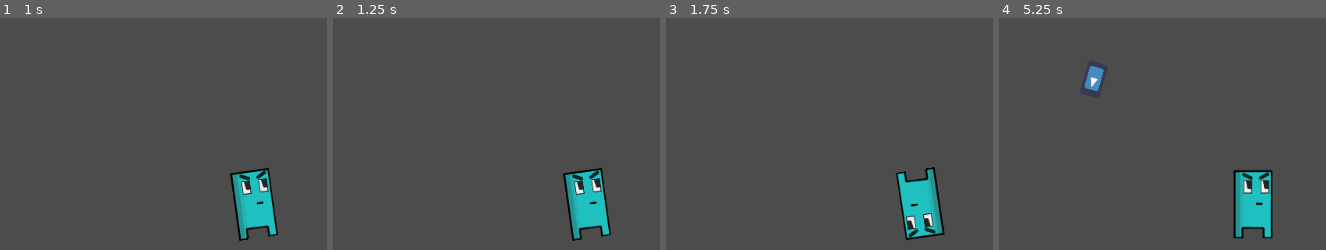
Above: before the commit, frames 1-4 (left to right).
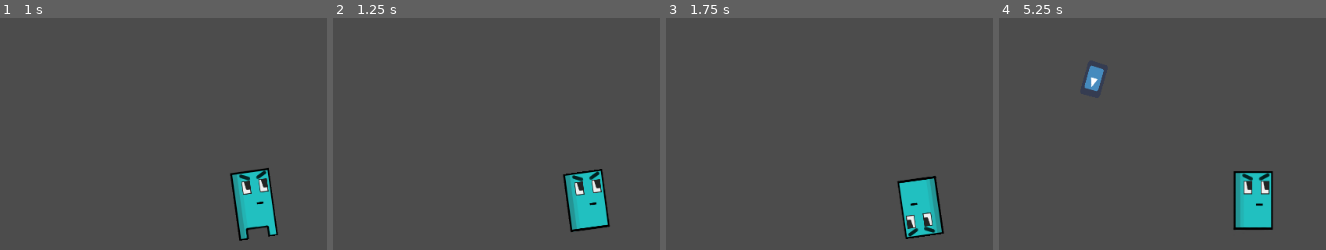
Above: after the commit, the same moments.

Repository: DarkVanityOfLight/Project75
Game: Godot game, scene res://Scenes/Player/Player.tscn
Same seed, same stepped clock (60 frames per second), same inputs: the game is played once before the commit and once after it. The project has no main scene, so this scene is started directly. The engine's default icon, where the game draws it, is replaced by a stand-in: a white triangle on a blue panel in a dark square.
Inputs (mouse positions are % of the whole screen's width and height, from its top left):
- Up to frame 1 (1 s): tap Enter at 0.5 s; move the mouse to (66, 45) at 0.52 s; hold D (walk_right) from 0.53 s (still down); tap Shift (dodge, bound only before the commit) at 0.6 s
- Up to frame 2 (1.25 s): keep holding D (walk_right)
- Up to frame 3 (1.75 s): move the mouse to (14, 55) at 1.27 s; release D (walk_right) at 1.28 s; hold S (walk_down) from 1.28 s (still down); tap Shift (dodge, bound only before the commit) at 1.35 s
- Up to frame 4 (5.25 s): tap Space at 2 s; move the mouse to (51, 28) at 2.02 s; release S (walk_down) at 2.03 s; hold D (walk_right) 2.03-2.78 s; click (51, 28) at 2.1 s; tap Shift (dodge, bound only before the commit) at 2.3, 2.85, 3.6, 4.55, 5.1 s; move the mouse to (33, 71) at 2.77 s; hold W (walk_up) 2.78-3.53 s; move the mouse to (76, 66) at 3.52 s; hold A (walk_left) 3.53-5.03 s; move the mouse to (2, 35) at 4.27 s; click (2, 35) at 4.35 s; move the mouse to (45, 50) at 5.02 s; hold S (walk_down) from 5.03 s (still down)
The pictures show only the part of the screen within x 0-50%, y 10-60%; the shares and areas given below are measured in that part.

Frame 1 is identical in both runs. In frame 2, 0.9% of the frame differs, in the area x 70-86%, y 64-97%; in frame 3, 0.9%, in the area x 70-86%, y 64-96%; in frame 4, 0.9%.

Commit message:
feat: First Animations / Not final!

Diff:
--- a/Scenes/Player/Player.gd
+++ b/Scenes/Player/Player.gd
@@ -21,18 +21,27 @@
 	$CollisionShape2D.shape.set_extents(extents)
 
 func get_input():
+	var is_moving = false
 	velocity = Vector2()
 	look_at(get_global_mouse_position())
 
 	if Input.is_action_pressed("walk_up"):
+		is_moving = true
 		velocity.y -= 1
 	if Input.is_action_pressed("walk_down"):
 		velocity.y += 1
+		is_moving = true
 	if Input.is_action_pressed("walk_left"):
 		velocity.x -= 1
+		is_moving = true
 	if Input.is_action_pressed("walk_right"):
 		velocity.x += 1
+		is_moving = true
 
+	if is_moving:
+		$AnimatedSprite.play("running")
+	else:
+		$AnimatedSprite.play("standing")
 	velocity = velocity.normalized() * speed
 
 	if Input.is_action_just_pressed("shoot"):
--- a/Scenes/Player/Player.tscn
+++ b/Scenes/Player/Player.tscn
@@ -1,25 +1,41 @@
-[gd_scene load_steps=5 format=2]
+[gd_scene load_steps=8 format=2]
 
 [ext_resource path="res://Scenes/Player/Player.gd" type="Script" id=1]
 [ext_resource path="res://Assets/MainCharacter.png" type="Texture" id=2]
+[ext_resource path="res://Assets/RunningF1.png" type="Texture" id=3]
+[ext_resource path="res://Assets/MainCharacterAnimation (3).png" type="Texture" id=4]
 
-[sub_resource type="RectangleShape2D" id=1]
+[sub_resource type="SpriteFrames" id=1]
+animations = [ {
+"frames": [ ExtResource( 3 ), ExtResource( 4 ) ],
+"loop": true,
+"name": "running",
+"speed": 5.0
+}, {
+"frames": [ ExtResource( 2 ) ],
+"loop": true,
+"name": "standing",
+"speed": 5.0
+} ]
+
+[sub_resource type="RectangleShape2D" id=2]
 extents = Vector2( 22, 25 )
 
-[sub_resource type="OccluderPolygon2D" id=2]
+[sub_resource type="OccluderPolygon2D" id=3]
 polygon = PoolVector2Array( -50.2422, -85.1394, 47.8969, -85.8886, 50.8935, 86.4167, 26.1714, 86.4167, 26.9205, 61.6947, -27.0185, 61.6947, -26.2693, 85.6676, -49.4931, 85.6676 )
 
 [node name="Player" type="KinematicBody2D"]
 script = ExtResource( 1 )
 
-[node name="AnimatedSprite" type="Sprite" parent="."]
+[node name="AnimatedSprite" type="AnimatedSprite" parent="."]
 scale = Vector2( 0.5, 0.5 )
-texture = ExtResource( 2 )
+frames = SubResource( 1 )
+animation = "running"
 
 [node name="CollisionShape2D" type="CollisionShape2D" parent="."]
 visible = false
 position = Vector2( 0.5, 17.5 )
-shape = SubResource( 1 )
+shape = SubResource( 2 )
 
 [node name="Muzzle" type="Position2D" parent="."]
 position = Vector2( 43.32, 0 )
--- a/project.godot
+++ b/project.godot
@@ -45,11 +45,6 @@
 "events": [ Object(InputEventMouseButton,"resource_local_to_scene":false,"resource_name":"","device":0,"alt":false,"shi …(212 unchanged characters)…
  ]
 }
-dodge={
-"deadzone": 0.5,
-"events": [ Object(InputEventKey,"resource_local_to_scene":false,"resource_name":"","device":0,"alt":false,"shift":false,"control":false,"meta":false,"command":false,"pressed":false,"scancode":16777237,"unicode":0,"echo":false,"script":null)
- ]
-}
 
 [rendering]
 
Binary file added: Assets/MainCharacterAnimation (3).png
Not shown, added: Assets/MainCharacterAnimation (3).png.import
Binary file added: Assets/RunningF1.png
Not shown, added: Assets/RunningF1.png.import
Binary file added: Scenes/Bullet/MainCharacterAnimation.png
Not shown, added: Scenes/Bullet/MainCharacterAnimation.png.import
Not shown: 1 places in Scenes/Player/Player.tscn that only renumber resources
